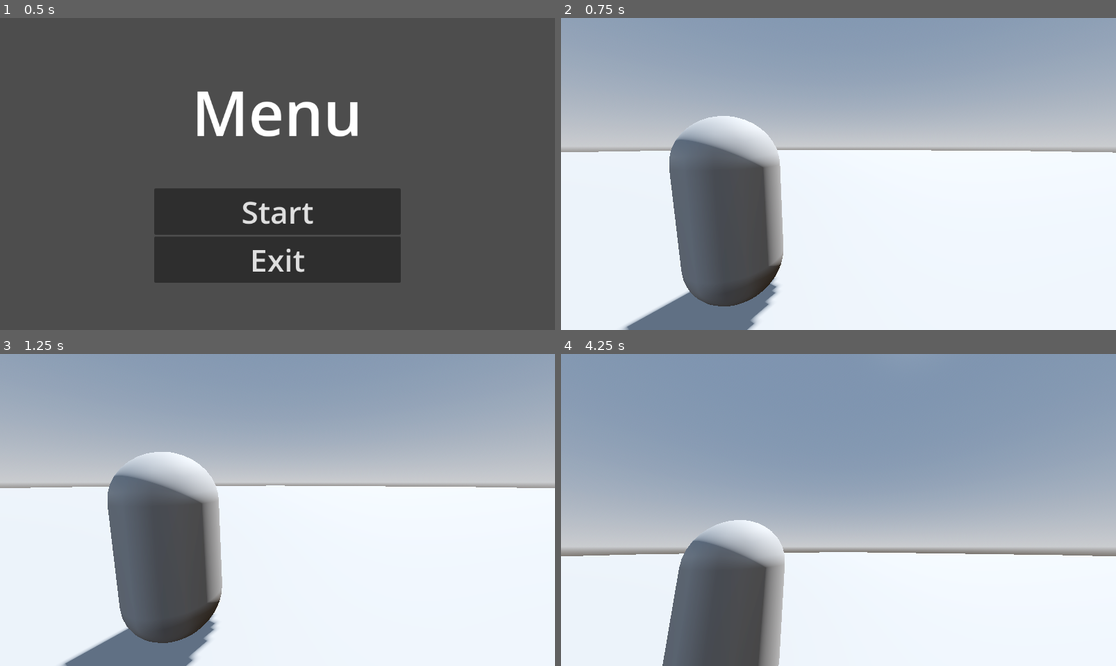
Above: before the commit, frames 1-4 (two rows, left to right).
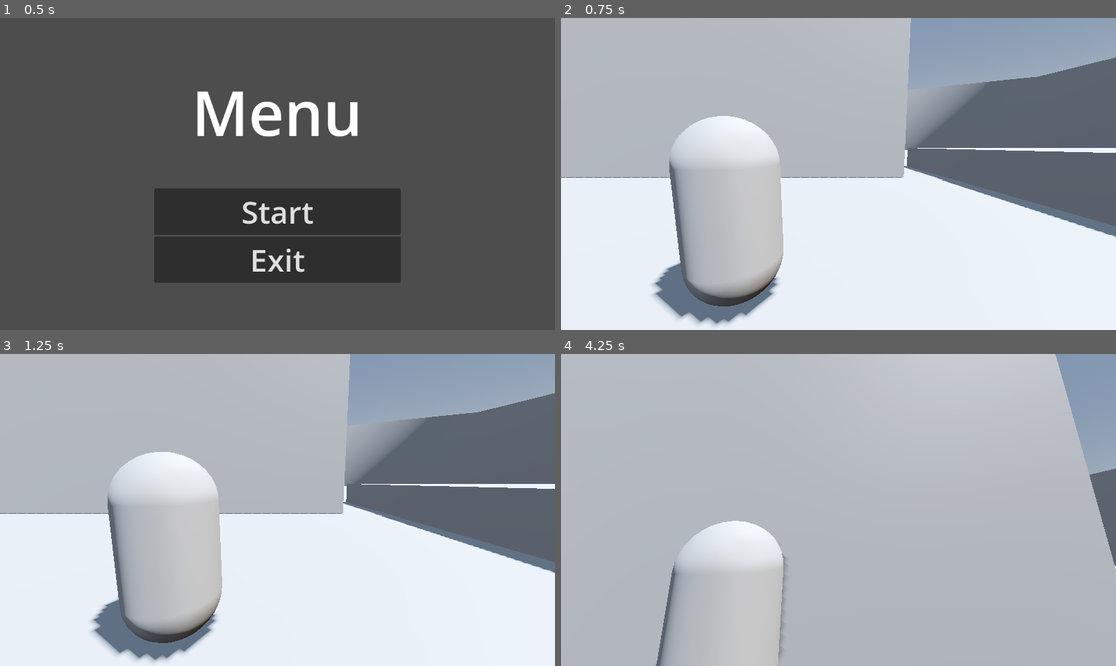
Above: after the commit, the same moments.

Repository: KamiNuke/the-ex-machina
Game: Godot game, scene res://src/states/menu.tscn
The game is run twice, just before and just after one commit, with the same random seed, the same clock (stepped at 60 frames per second) and the same inputs.
Inputs (mouse positions are in pixels of both pictures, inside the frame that each line leads up to):
- Up to frame 1 (0.5 s): no input
- Up to frame 2 (0.75 s): click "Start" at 0.5 s
- Up to frame 3 (1.25 s): no input
- Up to frame 4 (4.25 s): move the mouse to (866, 510) at 1.27 s; hold Shift (shift) 1.28-2.03 s; hold W (up) from 1.28 s (still down); move the mouse to (810, 510) at 2.02 s; tap Space (space) at 2.1, 3.6 s; move the mouse to (849, 503) at 2.77 s; hold Shift (shift) 2.78-3.53 s; move the mouse to (832, 516) at 3.52 s

Frame 1 is identical in both runs. In frame 2, 43% of the frame differs, in the area x 0-100%, y 0-100%; in frame 3, 43%; in frame 4, 80%.

Commit message:
change player to playercontroller

Diff:
--- a/src/entities/player.gd
+++ b/src/entities/playercontroller.gd
@@ -4,7 +4,7 @@
 const WALK_SPEED = 2.5
 const SPRINT_SPEED = 5.0
 
-const JUMP_VELOCITY = 4.5
+const JUMP_VELOCITY = 6.5
 const SENSIVITY = 0.005
 
 #sine wave part
--- a/src/entities/player.tscn
+++ b/src/entities/playercontroller.tscn
@@ -1,13 +1,13 @@
 [gd_scene load_steps=4 format=3 uid="uid://lr4ib5iyid5g"]
 
-[ext_resource type="Script" uid="uid://bilqvrmvichw6" path="res://src/entities/player.gd" id="1_2lfla"]
+[ext_resource type="Script" uid="uid://bilqvrmvichw6" path="res://src/entities/playercontroller.gd" id="1_2lfla"]
 
 [sub_resource type="CapsuleMesh" id="CapsuleMesh_2lfla"]
 
 [sub_resource type="ConvexPolygonShape3D" id="ConvexPolygonShape3D_2lfla"]
 points = PackedVector3Array(-0.125207, -0.532801, -0.480507, 0.0227831, 0.47607, 0.498884, 0.169713, 0.559144, 0.464172 …(924 unchanged characters)…
 
-[node name="player" type="CharacterBody3D"]
+[node name="PlayerController" type="CharacterBody3D"]
 script = ExtResource("1_2lfla")
 
 [node name="MeshInstance3D" type="MeshInstance3D" parent="."]
--- a/src/states/default.tscn
+++ b/src/states/default.tscn
@@ -1,6 +1,6 @@
 [gd_scene load_steps=8 format=3 uid="uid://cwi3huxw7eb2g"]
 
-[ext_resource type="PackedScene" uid="uid://lr4ib5iyid5g" path="res://src/entities/player.tscn" id="1_2evji"]
+[ext_resource type="PackedScene" uid="uid://lr4ib5iyid5g" path="res://src/entities/playercontroller.tscn" id="1_2evji"]
 [ext_resource type="Script" uid="uid://hunogrnk236b" path="res://src/states/default.gd" id="1_hjvbs"]
 
 [sub_resource type="ProceduralSkyMaterial" id="ProceduralSkyMaterial_2evji"]
@@ -25,8 +25,8 @@
 [node name="default" type="Node"]
 script = ExtResource("1_hjvbs")
 
-[node name="DirectionalLight3D" type="DirectionalLight3D" parent="."]
-transform = Transform3D(-0.866023, -0.433016, 0.250001, 0, 0.499998, 0.866027, -0.500003, 0.749999, -0.43301, 0, 0, 0)
+[node name="SUN" type="DirectionalLight3D" parent="."]
+transform = Transform3D(0.500003, -0.749999, 0.43301, 0, 0.499998, 0.866027, -0.866024, -0.433016, 0.250001, 0, 27, 0)
 shadow_enabled = true
 
 [node name="WorldEnvironment" type="WorldEnvironment" parent="."]
@@ -34,20 +34,53 @@
 
 [node name="Player" parent="." instance=ExtResource("1_2evji")]
 
-[node name="CSGCylinder3D" type="CSGCylinder3D" parent="."]
-transform = Transform3D(1, 0, 0, 0, 1, 0, 0, 0, 1, 0, -1.07695, 0)
+[node name="balls" type="Node3D" parent="."]
+transform = Transform3D(1, 0, 0, 0, 1, 0, 0, 0, 1, 0, -1, 0)
+
+[node name="MeshInstance3D" type="MeshInstance3D" parent="balls"]
+transform = Transform3D(1, 0, 0, 0, 0.912421, 0.409254, 0, -0.409254, 0.912421, -0.729868, 5.68456, 16.1318)
+mesh = SubResource("BoxMesh_hjvbs")
+skeleton = NodePath("../..")
+
+[node name="MeshInstance3D2" type="MeshInstance3D" parent="balls"]
+transform = Transform3D(1, 0, 0, 0, 0.585552, 0.810635, 0, -0.810635, 0.585552, -0.729868, 5.76205, 28.2813)
+mesh = SubResource("BoxMesh_hjvbs")
+skeleton = NodePath("../..")
+
+[node name="MeshInstance3D3" type="MeshInstance3D" parent="balls"]
+transform = Transform3D(1, 0, 0, 0, -0.998905, -0.0467926, 0, 0.0467926, -0.998905, -0.729868, 23.3233, 22.727)
+mesh = SubResource("BoxMesh_feaac")
+skeleton = NodePath("../..")
+
+[node name="trash" type="Node3D" parent="."]
+
+[node name="CSGBox3D" type="CSGBox3D" parent="trash"]
+transform = Transform3D(9.30287, 0, 0, 0, 9.30287, 0, 0, 0, 1, -8.29446, 4.88873, -8.94122)
+use_collision = true
+size = Vector3(2.7832, 1.27686, 1)
+
+[node name="CSGBox3D2" type="CSGBox3D" parent="trash"]
+transform = Transform3D(9.30287, 0, 0, 0, 9.30287, 0, 0, 0, 1, 19.9406, -0.312358, -7.23688)
+use_collision = true
+size = Vector3(2.7832, 0.166748, 15.106)
+
+[node name="CSGCombiner3D" type="CSGCombiner3D" parent="."]
+transform = Transform3D(1, 0, 0, 0, 2509.96, 0, 0, 0, 1, 0, 11.134, 0)
+use_collision = true
+
+[node name="floor" type="CSGCylinder3D" parent="CSGCombiner3D"]
+transform = Transform3D(1, 0, 0, 0, 0.000398413, 0, 0, 0, 1, 0, -0.004865, 0)
 use_collision = true
 radius = 100.0
 height = 0.01
 
-[node name="MeshInstance3D" type="MeshInstance3D" parent="."]
-transform = Transform3D(1, 0, 0, 0, 0.585552, 0.810635, 0, -0.810635, 0.585552, -0.729868, 5.76205, 16.1318)
-mesh = SubResource("BoxMesh_hjvbs")
+[node name="wall" type="CSGCylinder3D" parent="CSGCombiner3D"]
+use_collision = true
+radius = 100.0
+height = 0.01
 
-[node name="MeshInstance3D2" type="MeshInstance3D" parent="."]
-transform = Transform3D(1, 0, 0, 0, 0.585552, 0.810635, 0, -0.810635, 0.585552, -0.729868, 5.76205, 28.2813)
-mesh = SubResource("BoxMesh_hjvbs")
-
-[node name="MeshInstance3D3" type="MeshInstance3D" parent="."]
-transform = Transform3D(1, 0, 0, 0, -0.998905, -0.0467926, 0, 0.0467926, -0.998905, -0.729868, 23.3233, 22.727)
-mesh = SubResource("BoxMesh_feaac")
+[node name="wall_wall" type="CSGCylinder3D" parent="CSGCombiner3D/wall"]
+operation = 2
+use_collision = true
+radius = 95.9331
+height = 0.01
Renamed: src/entities/player.gd.uid -> src/entities/playercontroller.gd.uid
